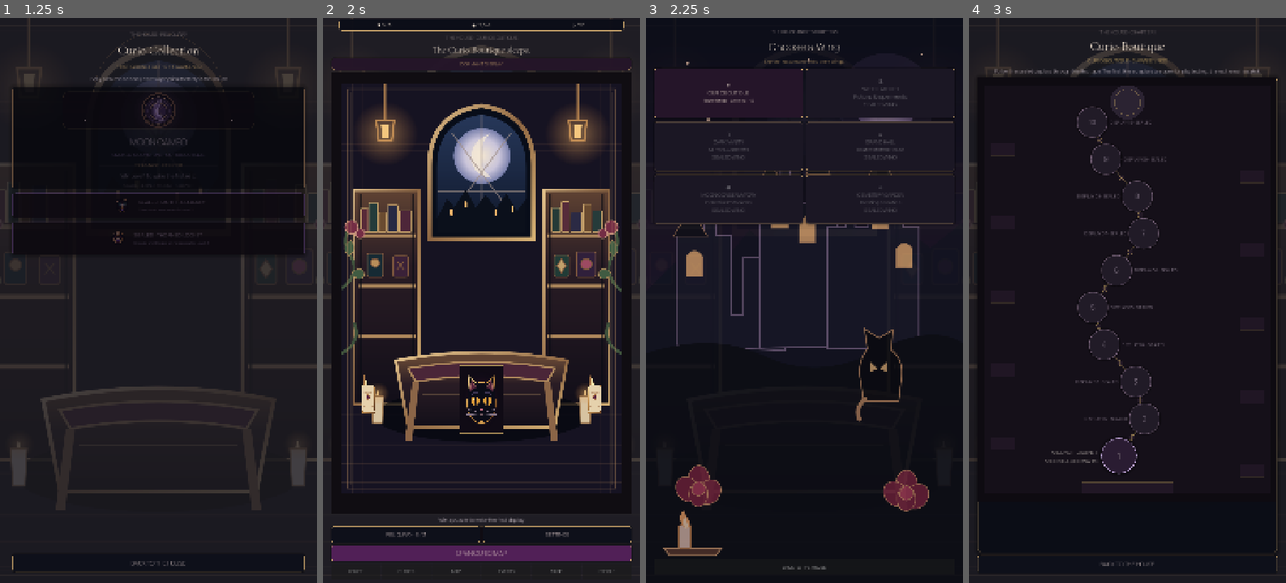
Above: before the commit, frames 1-4 (left to right).
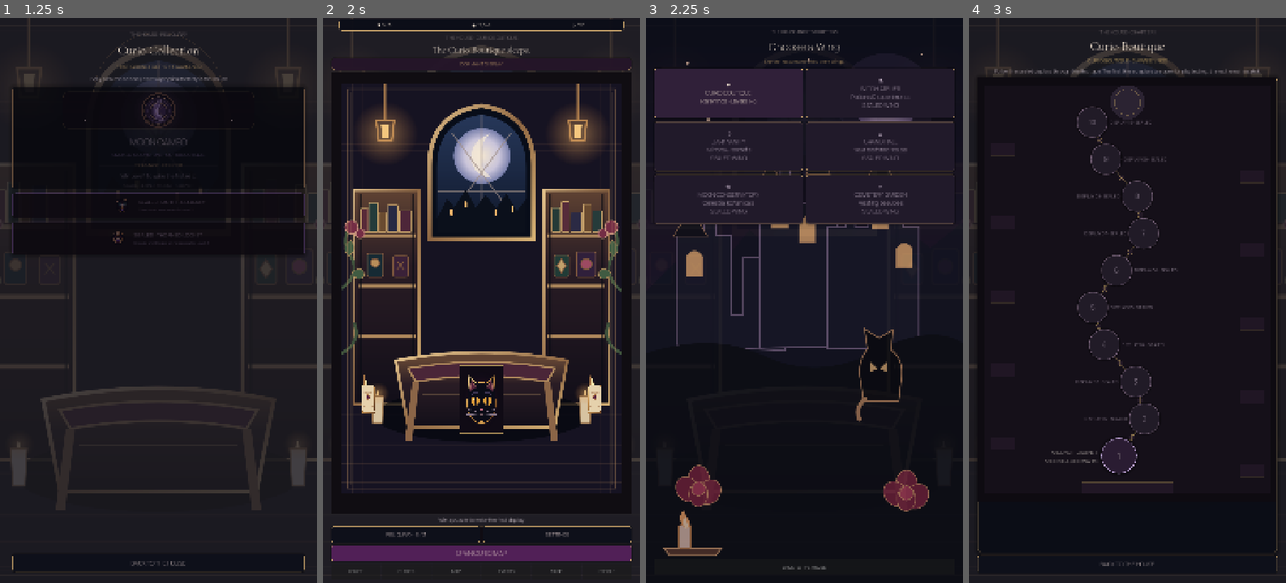
Above: after the commit, the same moments.

Repository: Jay-prodesign/akilta-match3
Game: Godot game, scene res://src/app/app_bootstrap.tscn
Two runs of this game, one before a commit and one after it. Both use one fixed random seed, a clock stepped at 60 frames per second and the inputs below.
Inputs:
- Up to frame 1 (1.25 s): click "RELIQUARY · 0 / 3" at 0.5 s
- Up to frame 2 (2 s): click "BACK TO THE HOUSE" at 1.25 s
- Up to frame 3 (2.25 s): click "OPEN CURIO MAP" at 2 s
- Up to frame 4 (3 s): click "✦ CURIO BOUTIQUE Rare finds ·…" at 2.75 s

Frames 1-2 are identical in both runs. In frame 3, 1.0% of the frame differs, in the area x 16-83%, y 10-35%; in frame 4, nothing differs.

Commit message:
polish(chapters): improve disabled wing legibility and active chapter emphasis

Diff:
--- a/src/ui/map/chapter_select.gd
+++ b/src/ui/map/chapter_select.gd
@@ -66,10 +66,11 @@
 		button.size_flags_horizontal = Control.SIZE_EXPAND_FILL
 		button.disabled = not bool(data["open"])
 		button.text = "%s\n%s\n%s%s" % [String(data["glyph"]), String(data["name"]), String(data["detail"]), "" if bool(data["open"]) else "\nSEALED WING"]
-		button.add_theme_font_size_override("font_size", 18)
-		button.add_theme_color_override("font_color", Color("#F4E5D3") if bool(data["open"]) else Color("#B6A6B9"))
+		button.add_theme_font_size_override("font_size", 20)
+		button.add_theme_color_override("font_color", Color("#F4E5D3"))
+		button.add_theme_color_override("font_disabled_color", Color("#B6A6B9"))
 		var box := StyleBoxFlat.new()
-		box.bg_color = Color("#251529") if bool(data["open"]) else Color("#1B1724")
+		box.bg_color = Color("#302039") if bool(data["open"]) else Color("#211A2A")
 		box.border_color = Color("#D5AD70", 0.85 if bool(data["open"]) else 0.42)
 		box.set_border_width_all(1)
 		box.set_corner_radius_all(8)
